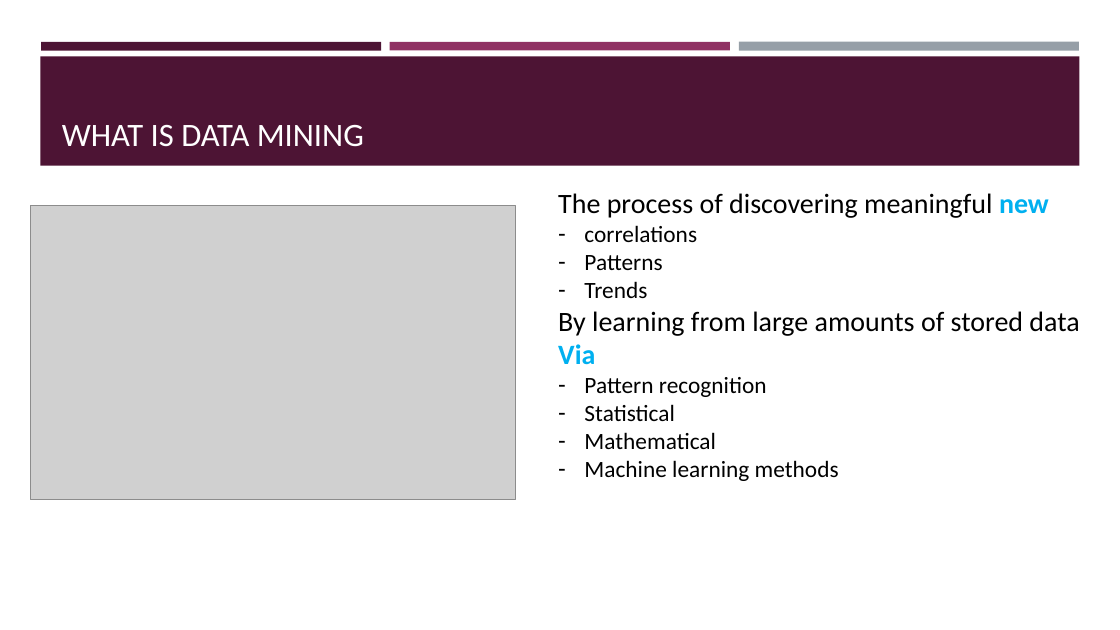
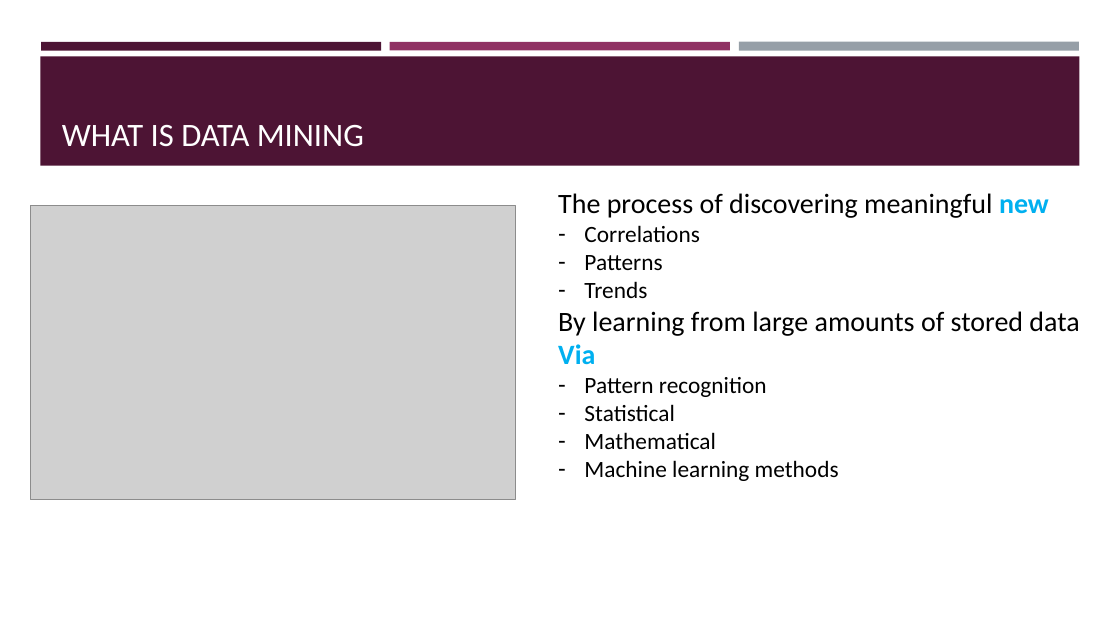
Before and after one commit to BeiyuLinCS/beiyulin.github.io, a slide deck: slide 5 of teach/fall_21/slides/ds_1.pptx. Drawn at 1120x630 pixels with LibreOffice and Linux fonts; fonts in the diff are those of the drawing; grey boxes stand for pictures. Boxes give left, top, right and bottom in pixels: in the first picture for what was removed or moved away, otherwise in the second. Text is boxed around its words. In the diff, an @@ line names an element or a change of style, - is before the commit and + after.

```diff
--- a/teach/fall_21/slides/ds_1.pptx
+++ b/teach/fall_21/slides/ds_1.pptx
@@ text at (584, 225, 699, 242): text changed @@
-– correlations
+– Correlations
```
Also in this commit, not shown: 3 other files.
